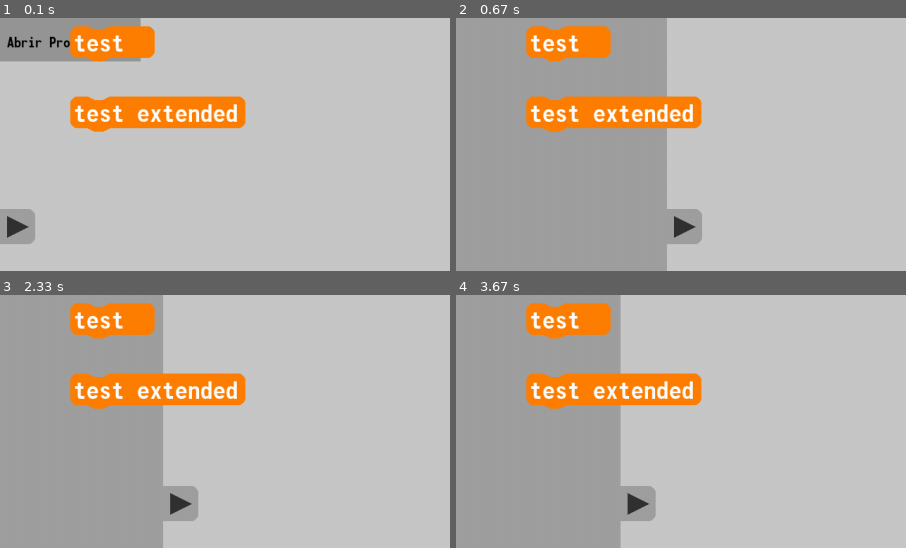
Above: before the commit, frames 1-4 (two rows, left to right).
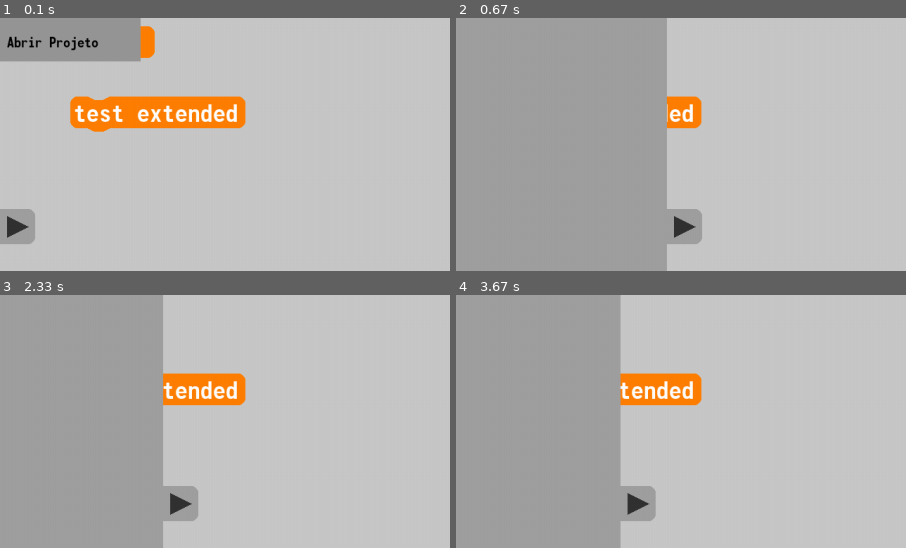
Above: after the commit, the same moments.

Repository: ExtraMobs/PyScratch
Game: pygame game, started from main.py
The game is run twice, just before and just after one commit, with the same random seed, the same clock (stepped at 60 frames per second) and the same inputs.
Inputs (mouse positions are % of the whole screen's width and height, from its top left):
- Up to frame 1 (0.1 s): no input
- Up to frame 2 (0.67 s): press the mouse at (2, 53) at 0.37 s; move the mouse to (27, 66) at 0.47 s; release the mouse at (53, 79) at 0.6 s
- Up to frame 3 (2.33 s): click (25, 53) at 0.72 s; press the mouse at (2, 53) at 1.03 s; move the mouse to (17, 61) at 1.13 s; release the mouse at (31, 70) at 1.27 s; press the mouse at (25, 53) at 1.37 s; move the mouse to (33, 59) at 1.47 s; release the mouse at (40, 66) at 1.6 s; press the mouse at (2, 53) at 2.2 s; move the mouse to (39, 57) at 2.3 s
- Up to frame 4 (3.67 s): release the mouse at (77, 61) at 2.43 s; press the mouse at (25, 53) at 2.53 s; move the mouse to (41, 42) at 2.63 s; release the mouse at (56, 30) at 2.77 s; press the mouse at (2, 53) at 2.87 s; move the mouse to (14, 69) at 2.97 s; release the mouse at (27, 84) at 3.1 s; click (25, 53) at 3.22 s; press the mouse at (2, 53) at 3.53 s; move the mouse to (18, 67) at 3.63 s
The pictures show only the part of the screen within x 0-50%, y 12-62%; the shares and areas given below are measured in that part.

The runs differ from the first frame. In frame 1, 2.0% of the frame differs, in the area x 15-32%, y 3-18%; in frame 2, 6.4%, in the area x 15-47%, y 3-46%; in frame 3, 5.0%; in frame 4, 5.1%.

Commit message:
breve revisão e organização

Diff:
--- a/blocks/defaultblock.py
+++ b/blocks/defaultblock.py
@@ -1,8 +1,7 @@
-import numpy
 import pygame
 
+from fakeshaders import ColorMAShader
 from gameengine import resources
-from gameengine.misc.shader import FakeShader
 from gameengine.nodes.graphicnode import GraphicNode
 from gameengine.nodes.node import Node
 
@@ -10,7 +9,7 @@
 class DefaultBlock(Node):
     def __init__(self, color):
         self.rect = pygame.FRect(0, 0, 0, 0)
-        self.color_shader = ColorMShader(color)
+        self.color_shader = ColorMAShader(color, [0, 0, 0, 0])
 
         self.start_image = GraphicNode(resources.surface.get("block_start"))
         self.start_image.add_shader(self.color_shader)
@@ -76,26 +75,3 @@
         self.text_image.rect.y = 2.5 + self.start_image.rect.y
 
         super().update()
-
-
-class ColorMShader(FakeShader):
-    def __init__(self, color_m, cache_size=3) -> None:
-        super().__init__()
-        self.color_m = [color / 255 for color in color_m]
-        self.cache_size = cache_size
-        self.current_surf_ids = []
-
-    def draw(self, target_surf):
-        if not (surf_id := id(target_surf)) in self.current_surf_ids:
-            self.current_surf_ids.append(surf_id)
-            if len(self.current_surf_ids) > self.cache_size:
-                del self.current_surf_ids[0]
-
-            surf_array = pygame.surfarray.pixels3d(target_surf)
-            numpy.multiply(
-                surf_array,
-                self.color_m,
-                surf_array,
-                casting="unsafe",
-            )
-            print(self.color_m)
--- /dev/null
+++ b/fakeshaders.py
@@ -0,0 +1,46 @@
+import numpy
+import pygame
+
+from gameengine.misc.shader import FakeShader
+
+
+class ColorMAShader(FakeShader):
+    def __init__(self, color_m, color_a, cache_size=3):
+        super().__init__()
+        self.color_m = [color / 255 for color in color_m]
+        self.color_a = list(color_a)
+        self.cache_size = cache_size
+        self.current_surf_ids = []
+
+    def draw(self, target_surf):
+        if not (surf_id := id(target_surf)) in self.current_surf_ids:
+            self.current_surf_ids.append(surf_id)
+            if len(self.current_surf_ids) > self.cache_size:
+                del self.current_surf_ids[0]
+
+            surf_array = pygame.surfarray.pixels3d(target_surf)
+            surf_array_alpha = pygame.surfarray.pixels_alpha(target_surf)
+
+            numpy.multiply(
+                self.color_m,
+                surf_array,
+                surf_array,
+                casting="unsafe",
+            )
+            if len(self.color_m) > 3:
+                numpy.multiply(
+                    sum(self.color_m[3:]),
+                    surf_array_alpha,
+                    surf_array_alpha,
+                    casting="unsafe",
+                )
+
+            numpy.add(self.color_a[:3], surf_array, surf_array, casting="unsafe")
+            if len(self.color_a) > 3:
+                numpy.add(
+                    sum(self.color_a[3:]),
+                    surf_array_alpha,
+                    surf_array_alpha,
+                    casting="unsafe",
+                )
+            print(self.color_m, self.color_a)
--- a/scenes/main/__init__.py
+++ b/scenes/main/__init__.py
@@ -12,10 +12,10 @@
         self.project = Project()
         self.ui = UI()
         super().__init__(
-            self.ui,
-            self.project,
             c1 := CallBlock("test"),
             c2 := CallBlock("test extended"),
+            self.project,
+            self.ui,
         )
         c1.rect.topleft = 100, 100
         c2.rect.topleft = 100, 200
